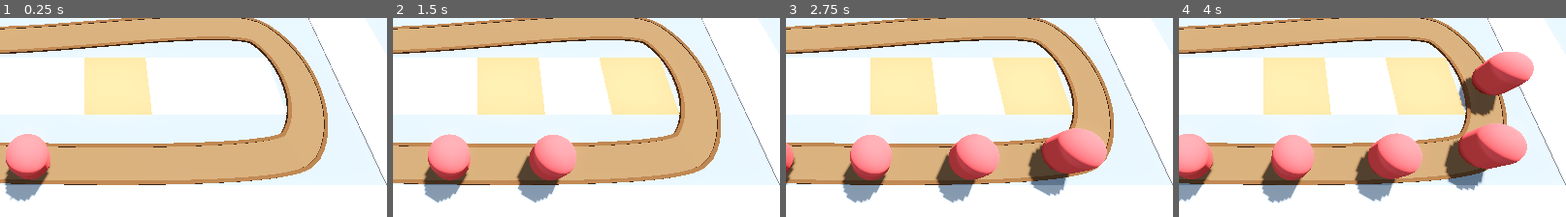
Above: before the commit, frames 1-4 (left to right).
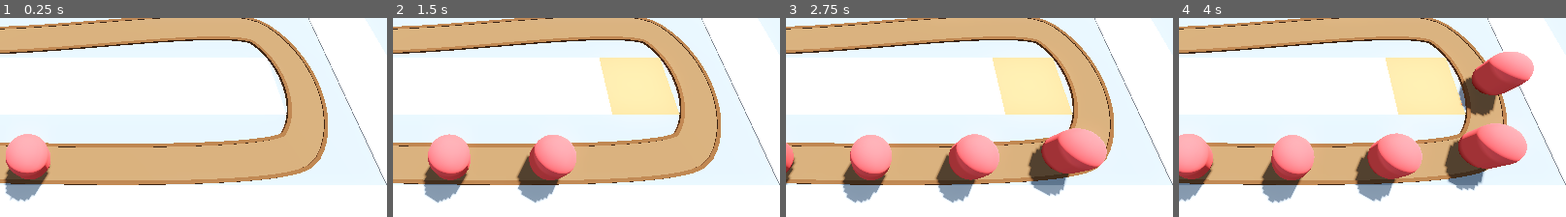
Above: after the commit, the same moments.

Repository: Assasquid/barbarian_blaster
Game: Godot game, scene res://Scenes/base_level.tscn
The game is run twice, just before and just after one commit, with the same random seed, the same clock (stepped at 60 frames per second) and the same inputs.
Inputs (mouse positions are % of the whole screen's width and height, from its top left):
- Up to frame 1 (0.25 s): no input
- Up to frame 2 (1.5 s): move the mouse to (72, 48) at 0.52 s; press the mouse at (72, 48) at 0.53 s; move the mouse to (30, 59) at 1.27 s; release the mouse at (30, 59) at 1.28 s; click (30, 59) at 1.35 s
- Up to frame 3 (2.75 s): move the mouse to (60, 29) at 2.02 s; press the mouse at (60, 29) at 2.03 s
- Up to frame 4 (4 s): move the mouse to (45, 75) at 2.77 s; release the mouse at (45, 75) at 2.78 s; click (45, 75) at 2.85 s; move the mouse to (80, 70) at 3.52 s; press the mouse at (80, 70) at 3.53 s
The pictures show only the part of the screen within x 39-89%, y 34-84%; the shares and areas given below are measured in that part.

The runs differ from the first frame. In frame 1, 4.8% of the frame differs, in the area x 21-40%, y 19-49%; in frame 2, 4.8%; in frame 3, 4.8%; in frame 4, 4.8%.

Commit message:
Change colour of a cell on click.

Diff:
--- a/Scripts/ray_picker_camera.gd
+++ b/Scripts/ray_picker_camera.gd
@@ -14,7 +14,8 @@
 	if ray_cast_3d.is_colliding():
 		var collider = ray_cast_3d.get_collider()
 		if collider is GridMap:
-			var collision_point = ray_cast_3d.get_collision_point()
-			var cell = gridmap.local_to_map(collision_point)
-			if gridmap.get_cell_item(cell) == 0:
-				gridmap.set_cell_item(cell, 1)
+			if Input.is_action_pressed("click"):
+				var collision_point = ray_cast_3d.get_collision_point()
+				var cell = gridmap.local_to_map(collision_point)
+				if gridmap.get_cell_item(cell) == 0:
+					gridmap.set_cell_item(cell, 1)
--- a/project.godot
+++ b/project.godot
@@ -23,3 +23,11 @@
 [editor_plugins]
 
 enabled=PackedStringArray("res://addons/anthonyec.camera_preview/plugin.cfg")
+
+[input]
+
+click={
+"deadzone": 0.5,
+"events": [Object(InputEventMouseButton,"resource_local_to_scene":false,"resource_name":"","device":-1,"window_id":0,"alt_pressed":false,"shift_pressed":false,"ctrl_pressed":false,"meta_pressed":false,"button_mask":1,"position":Vector2(122, 8),"global_position":Vector2(126, 49),"factor":1.0,"button_index":1,"canceled":false,"pressed":true,"double_click":false,"script":null)
+]
+}
Not shown: 4 places in MeshLibraries/space_library.tres that only renumber resources
